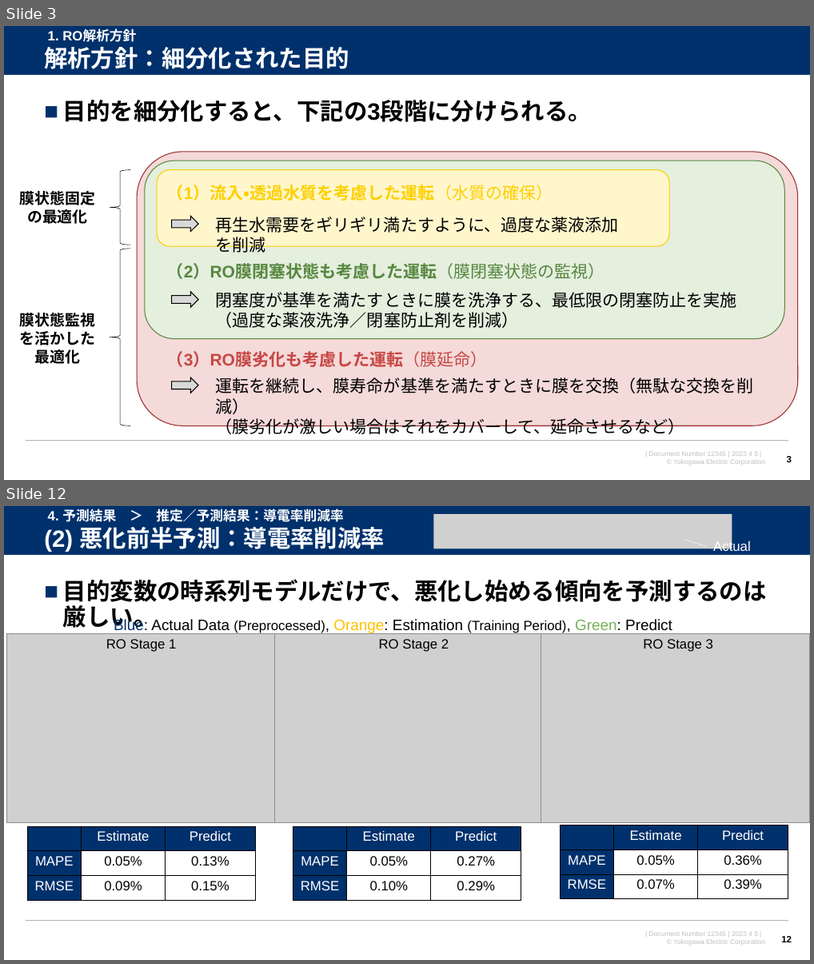
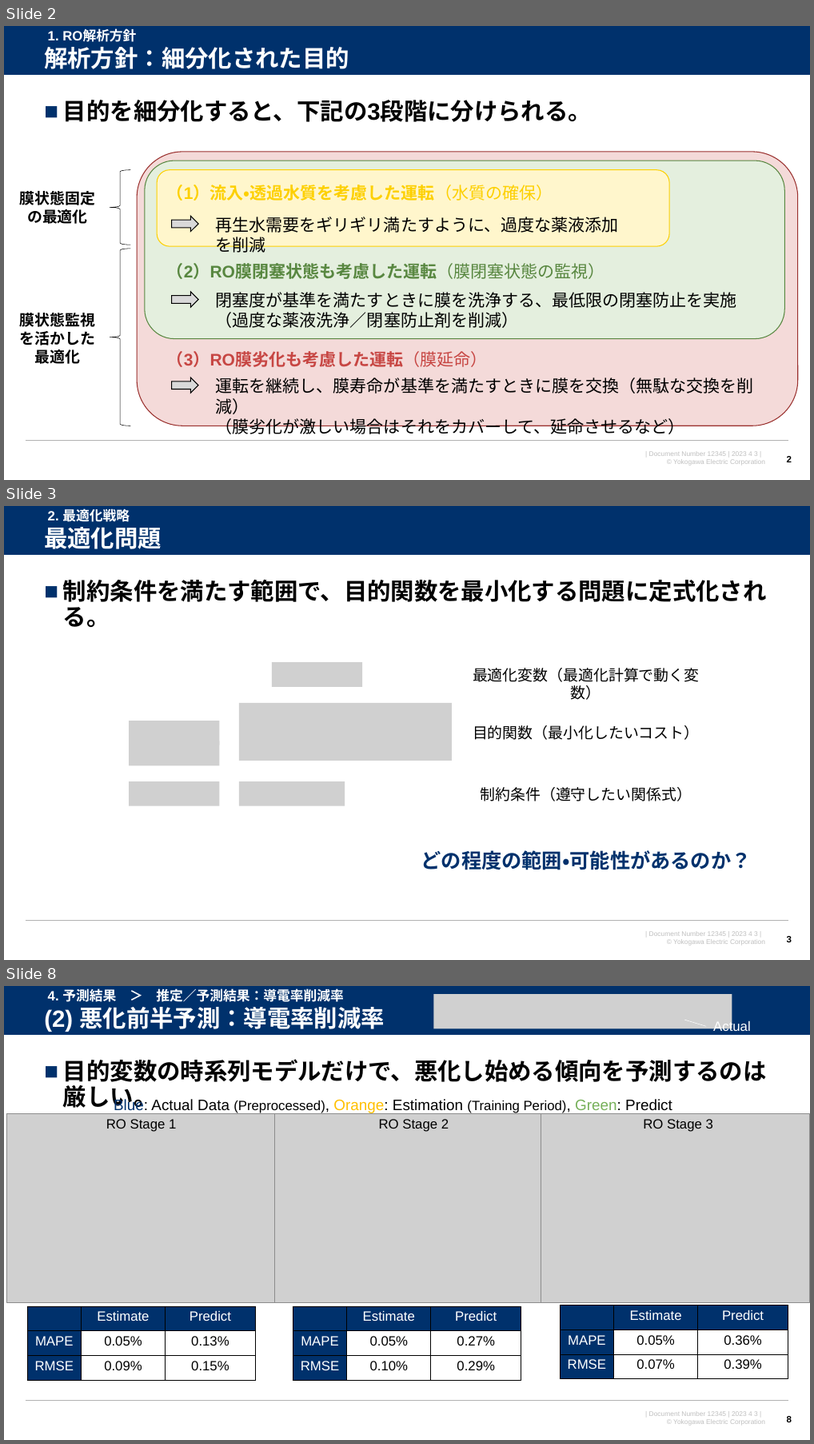
Before and after one commit to watarukumagai-git/opt, a slide deck: Reuse_Water/230403_米国再生水NAWI 解析進め方_rev.0.pptx. Shown one above the other, each under a label of ours: slides 3 and 12 before the commit, slides 2, 3 and 8 after it; the slides between them are not shown. The pictures are 814x964 and 814x1444 pixels, drawn with LibreOffice and Linux fonts; fonts in the diff are those of the drawing; grey boxes stand for pictures; background and template pictures are left out. Boxes give left, top, right and bottom in pixels: in the first picture for what was removed or moved away, otherwise in the second. Text is boxed around its words. In the diff, an @@ line names an element or a change of style, - is before the commit and + after.

```diff
--- a/Reuse_Water/230403_米国再生水NAWI 解析進め方_rev.0.pptx
+++ b/Reuse_Water/230403_米国再生水NAWI 解析進め方_rev.0.pptx
@@ slide 3 added at (4, 506, 810, 960), background #FFFFFF; not listed: 4 template elements that a slide beside it also shows @@
@@ title added at (44, 527, 162, 549), 28 pt, text #FFFFFF, bold @@
+最適化問題
@@ text added at (48, 507, 130, 524), 16 pt, text #FFFFFF, bold @@
+2. 最適化戦略
@@ text added at (63, 580, 767, 628), 28 pt, text #000000, bold @@
+■ 制約条件を満たす範囲で、目的関数を最小化する問題に定式化される。
@@ picture added at (272, 662, 362, 687) @@
@@ text added at (473, 668, 699, 682), 18 pt, text #000000 @@
+最適化変数（最適化計算で動く変数）
@@ picture added at (130, 720, 220, 745) @@
@@ picture added at (239, 703, 452, 760) @@
@@ picture added at (130, 740, 220, 765) @@
@@ text added at (473, 725, 699, 740), 18 pt, text #000000 @@
+目的関数（最小化したいコスト）
@@ picture added at (130, 781, 220, 805) @@
@@ picture added at (239, 781, 345, 805) @@
@@ text added at (481, 787, 693, 801), 18 pt, text #000000 @@
+制約条件（遵守したい関係式）
@@ text added at (422, 850, 752, 870), 24 pt, text #00316C, bold @@
+どの程度の範囲・可能性があるのか？
@@ page number added at (787, 936, 792, 942), 11 pt, text #000000, bold @@
+3
@@ what was slide 3 is now slide 2 @@
@@ what was slide 12 is now slide 8 @@
@@ page number at (787, 1415, 792, 1424): text changed @@
-12
+8
```
Also in this commit, not shown: 1 slide changed, 3 other slides added, 5 slides removed.
